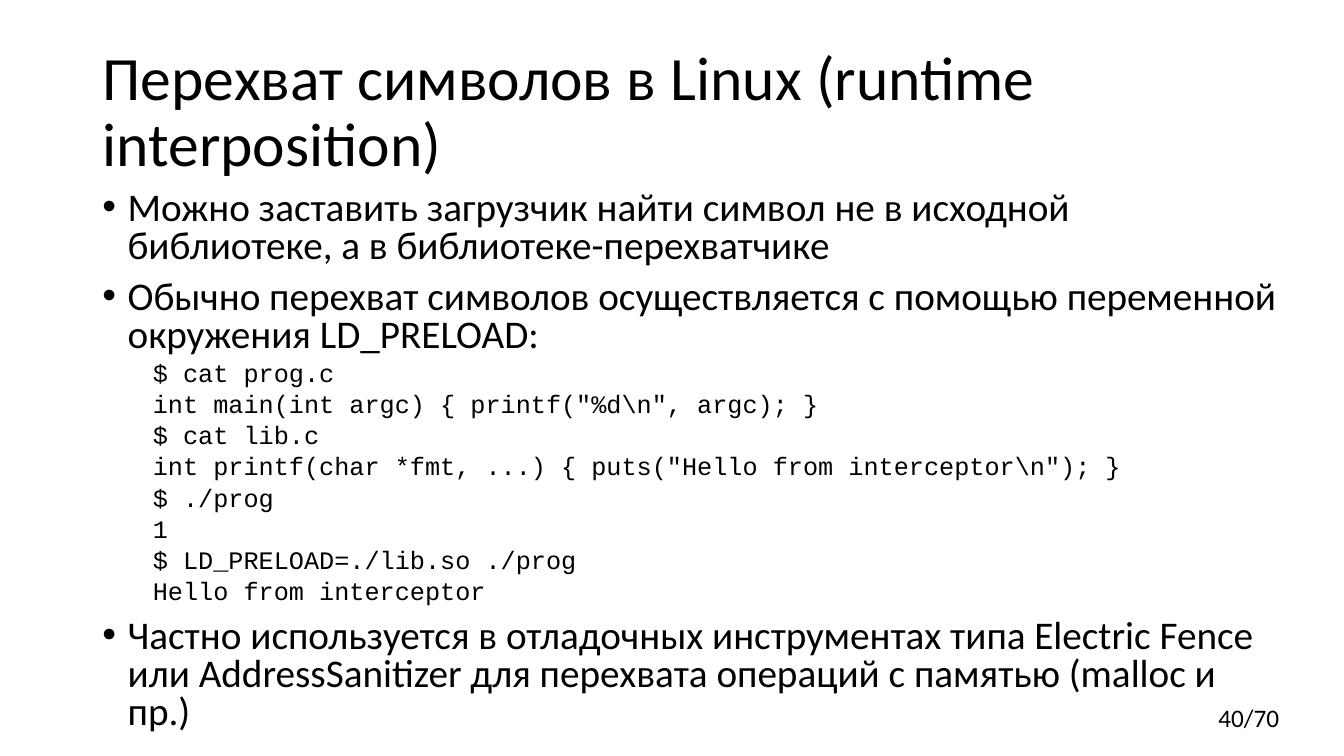
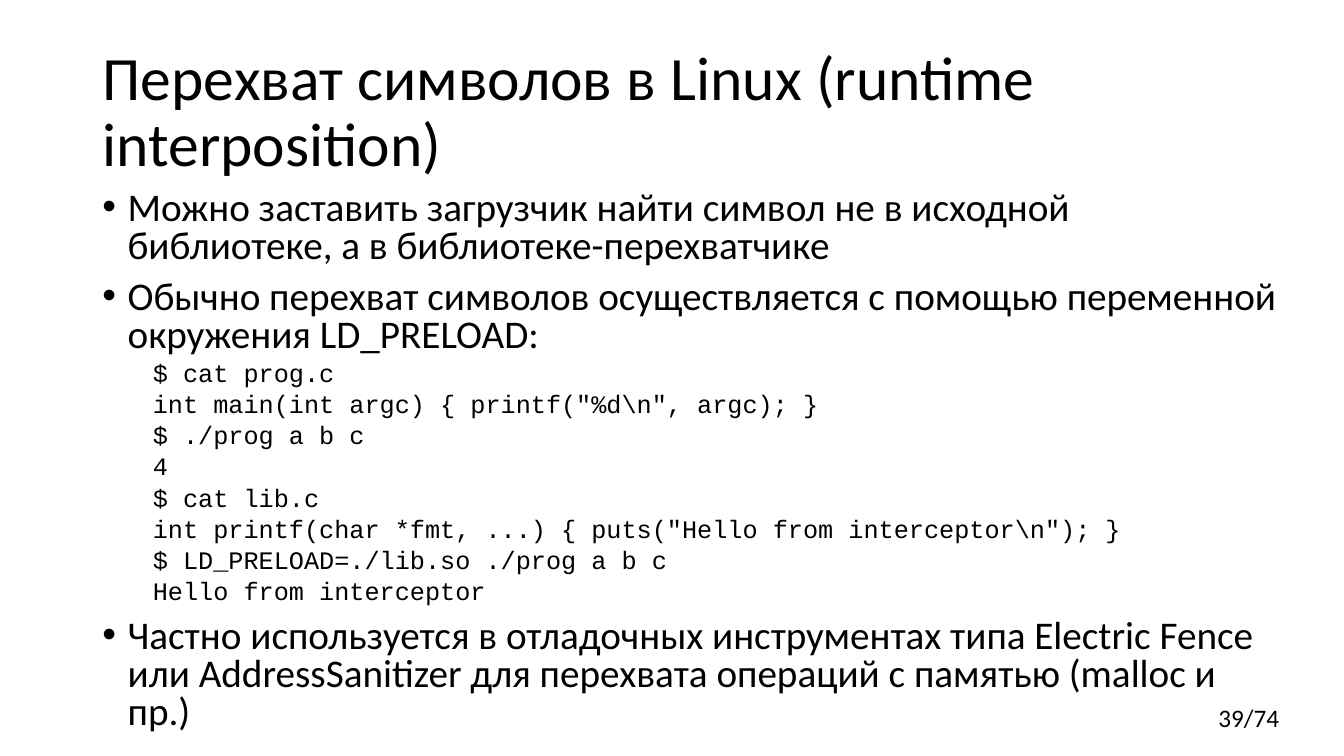
Before and after one commit to yugr/CppRussia, a slide deck: slide 39 of 2024/RU.pptx (slide 40 before the commit). Drawn at 1344x756 pixels with LibreOffice and Linux fonts; fonts in the diff are those of the drawing. Boxes give left, top, right and bottom in pixels: in the first picture for what was removed or moved away, otherwise in the second. Text is boxed around its words. In the diff, an @@ line names an element or a change of style, - is before the commit and + after.

```diff
--- a/2024/RU.pptx
+++ b/2024/RU.pptx
@@ text at (153, 426, 364, 475): paragraphs added @@
+  $ ./prog a b c
+  4
@@ text at (183, 551, 667, 575): text changed @@
-  $ ./prog
-  1
-  $ LD_PRELOAD=./lib.so ./prog
+  $ LD_PRELOAD=./lib.so ./prog a b c
@@ page number at (1218, 709, 1279, 728): text changed @@
-40/70
+39/74
```
Also in this commit, not shown: 5 other slides changed.
